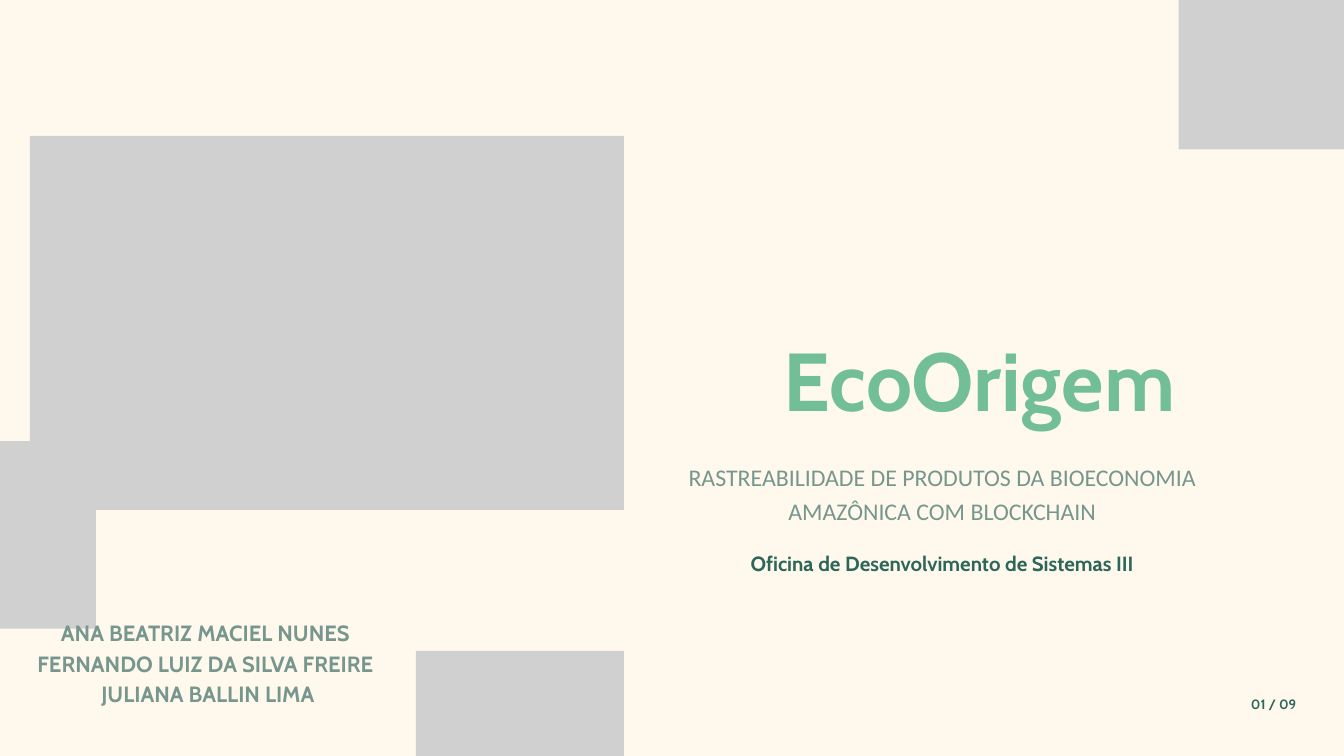
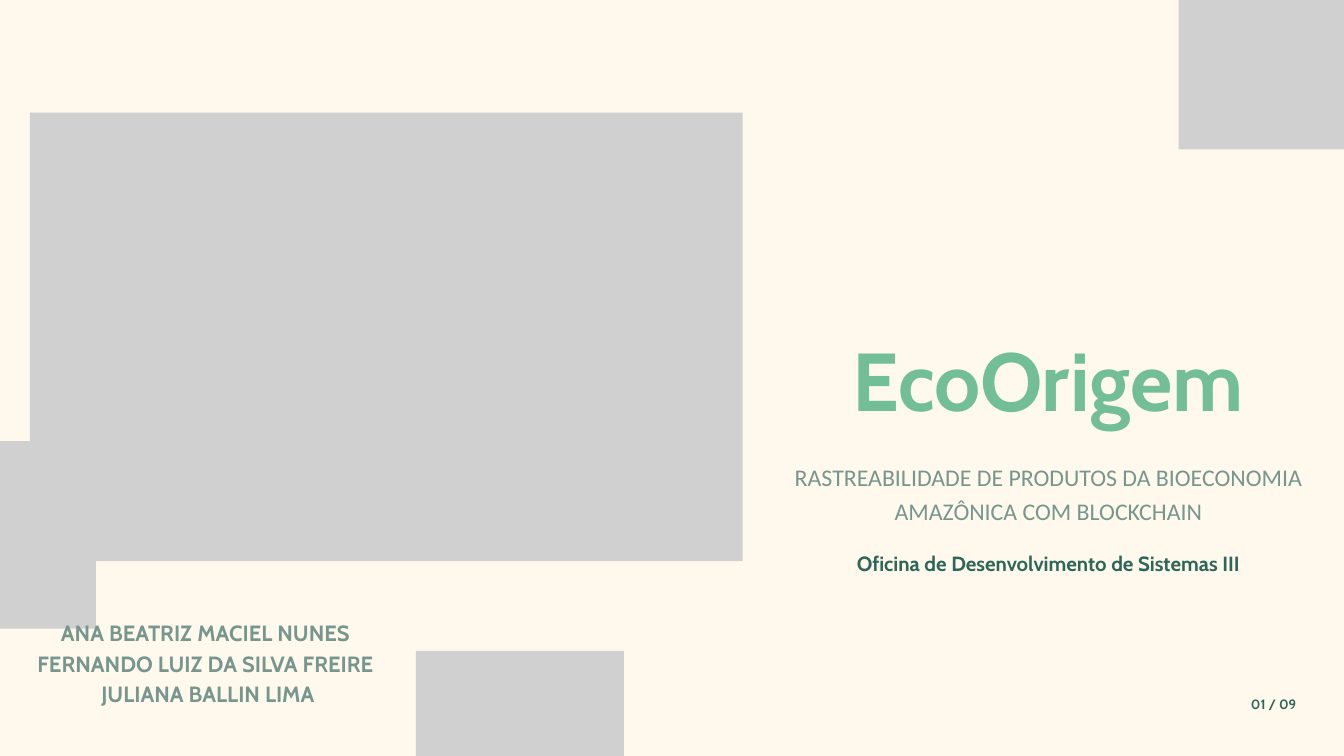
Before and after one commit to JulianaBallin/EcoOrigem, a slide deck: slide 1 of docs/slides/apresentacao-ecoorigem.pptx. Drawn at 1344x756 pixels with LibreOffice and Linux fonts; fonts in the diff are those of the drawing; grey boxes stand for pictures. Boxes give left, top, right and bottom in pixels: in the first picture for what was removed or moved away, otherwise in the second. Text is boxed around its words. In the diff, an @@ line names an element or a change of style, - is before the commit and + after.

```diff
--- a/docs/slides/apresentacao-ecoorigem.pptx
+++ b/docs/slides/apresentacao-ecoorigem.pptx
@@ picture: place and size @@
-picture at (30,136,624,509)
+picture at (30,112,743,561)
@@ text "EcoOrigem": place and size @@
-text "EcoOrigem" at (784,352,1175,429)
+text "EcoOrigem" at (853,352,1244,429)
@@ text "RASTREABILIDADE DE PRODUTOS DA BIOECONOMIA ...": place and size @@
-text "RASTREABILIDADE DE PRODUTOS DA BIOECONOMIA ..." at (689,470,1196,520)
+text "RASTREABILIDADE DE PRODUTOS DA BIOECONOMIA ..." at (795,470,1302,520)
@@ text "Oficina de Desenvolvimento de Sistemas ...": place and size @@
-text "Oficina de Desenvolvimento de Sistemas ..." at (751,555,1133,572)
+text "Oficina de Desenvolvimento de Sistemas ..." at (857,555,1239,572)
```
Also in this commit, not shown: 1 other slide changed, 1 other file.
